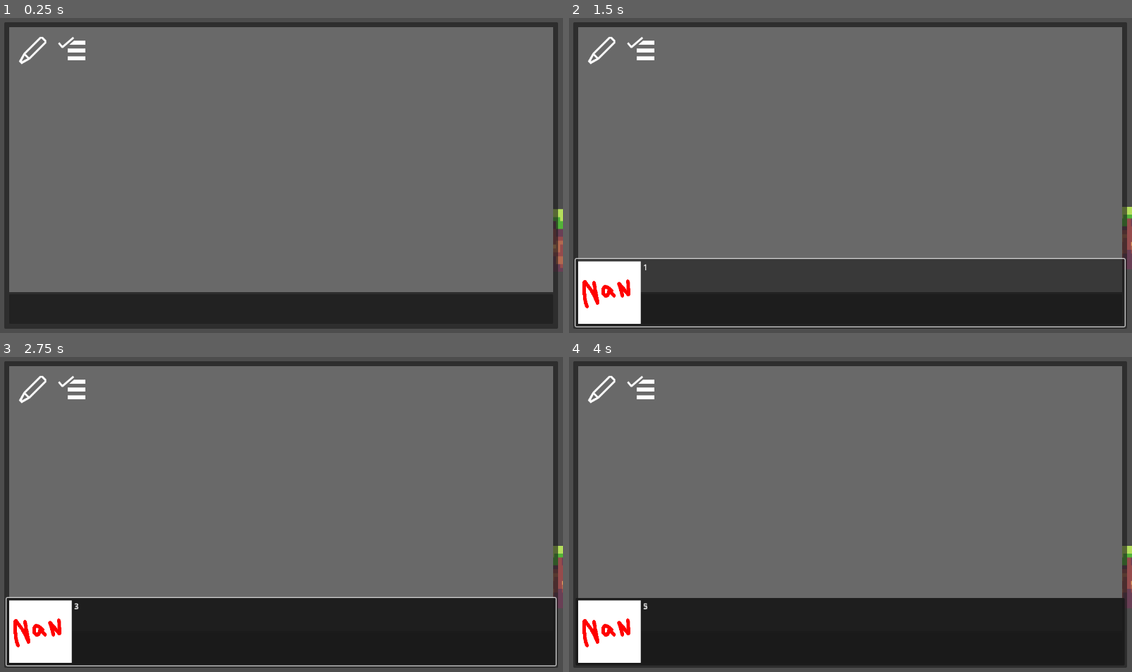
Above: before the commit, frames 1-4 (two rows, left to right).
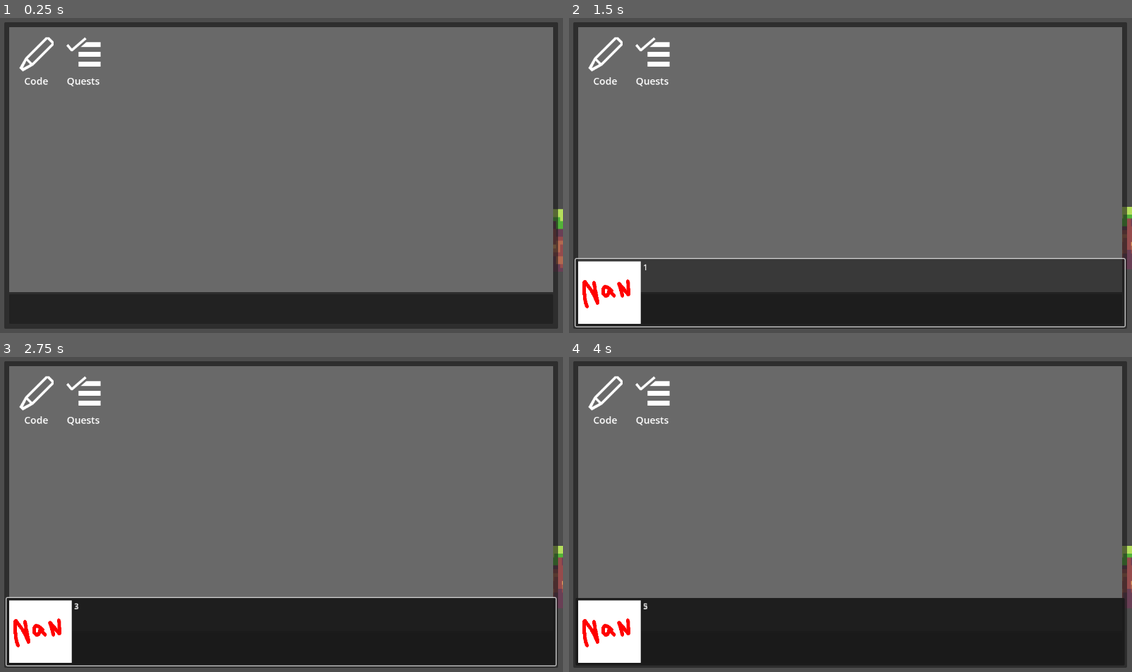
Above: after the commit, the same moments.

Repository: 46768/nsc2025
Game: Godot game, scene res://main.tscn
Same seed, same stepped clock (60 frames per second), same inputs: the game is played once before the commit and once after it. The engine's default icon, where the game draws it, is replaced by a stand-in: a white triangle on a blue panel in a dark square.
Inputs (mouse positions are in pixels of both pictures, inside the frame that each line leads up to):
- Up to frame 1 (0.25 s): no input
- Up to frame 2 (1.5 s): tap Enter at 0.5 s; tap A (KeyA) at 0.6 s; click (850, 292) at 1.25 s
- Up to frame 3 (2.75 s): click (281, 631) at 2 s
- Up to frame 4 (4 s): click (850, 631) at 2.77 s; click (602, 388) at 3.52 s

The runs differ from the first frame. In frame 1, 0.7% of the frame differs, in the area x 3-18%, y 5-22%; in frame 2, 0.7%; in frame 3, 0.7%; in frame 4, 0.7%.
Error in both runs: Error connecting to signal: dialogue_closed during await. (res://scripts/core/problem-module/sequence-isa/base.gd:309)

Commit message:
feat: add desktop icon label

Diff:
--- a/scenes/ui/menu.tscn
+++ b/scenes/ui/menu.tscn
@@ -43,6 +43,11 @@
 layout_mode = 2
 mouse_filter = 2
 
+[node name="Label" type="Label" parent="Panel/IMarg/VBox/Desktop/Icons"]
+layout_mode = 0
+offset_right = 40.0
+offset_bottom = 23.0
+
 [node name="SolidColorBG" type="ColorRect" parent="Panel/IMarg/VBox/Desktop"]
 layout_mode = 2
 size_flags_horizontal = 3
--- a/scripts/ui/menu/icons.gd
+++ b/scripts/ui/menu/icons.gd
@@ -27,7 +27,8 @@
 	.set_name("Quests")
 	.set_texture(preload("res://assets/textures/tasklist.svg")),
 ]
-var icon_size: int = IconSize.MEDIUM
+var icon_label_ratio: int = 4
+var icon_size: int = ((icon_label_ratio+1)*IconSize.MEDIUM)/icon_label_ratio
 var icon_margin: int = 16
 
 
@@ -61,13 +62,10 @@
 		var icon_pos: Vector2i = icon.get_position()
 
 		var icon_bitmap: BitMap = BitMap.new()
-		icon_bitmap.create_from_image_alpha(icon_tex.get_image(), 0)
+		icon_bitmap.create_from_image_alpha(icon_tex.get_image(), -1)
 
-		var icon_node: TextureButton = TextureButton.new()
-		icon_node.texture_normal = icon_tex
-		icon_node.set_click_mask(icon_bitmap)
-		icon_node.ignore_texture_size = true
-		icon_node.stretch_mode = TextureButton.STRETCH_SCALE
+		var icon_node: Control = Control.new()
+		icon_node.set_mouse_filter(Control.MOUSE_FILTER_IGNORE)
 		icon_node.set_size(Vector2(icon_size, icon_size))
 		icon_node.set_position(Vector2(
 				icon_pos.x*(icon_size+icon_margin)+icon_margin,
@@ -75,6 +73,23 @@
 		icon_node.set_z_index(1)
 		icon_node.set_name("%s_%d_%d" % [
 			icon.get_name(),icon_pos.x, icon_pos.y])
-		icon_node.pressed.connect(icon.on_execute)
 
+		var icon_button: TextureButton = TextureButton.new()
+		icon_button.texture_normal = icon_tex
+		icon_button.set_click_mask(icon_bitmap)
+		icon_button.ignore_texture_size = true
+		icon_button.stretch_mode = TextureButton.STRETCH_SCALE
+		icon_button.set_size(Vector2(icon_size, icon_size))
+		icon_button.pressed.connect(icon.on_execute)
+
+		var icon_label: Label = Label.new()
+		icon_label.set_text(icon.get_name())
+		icon_label.set_position(Vector2i(0, icon_size))
+		icon_label.add_theme_font_size_override("font_size", icon_size/icon_label_ratio)
+		icon_label.set_size(Vector2i(icon_size, icon_label.get_theme_font_size("font_size")))
+		icon_label.set_horizontal_alignment(HORIZONTAL_ALIGNMENT_CENTER)
+		icon_label.set_vertical_alignment(VERTICAL_ALIGNMENT_CENTER)
+
+		icon_node.add_child(icon_label)
+		icon_node.add_child(icon_button)
 		icons.add_child(icon_node)
